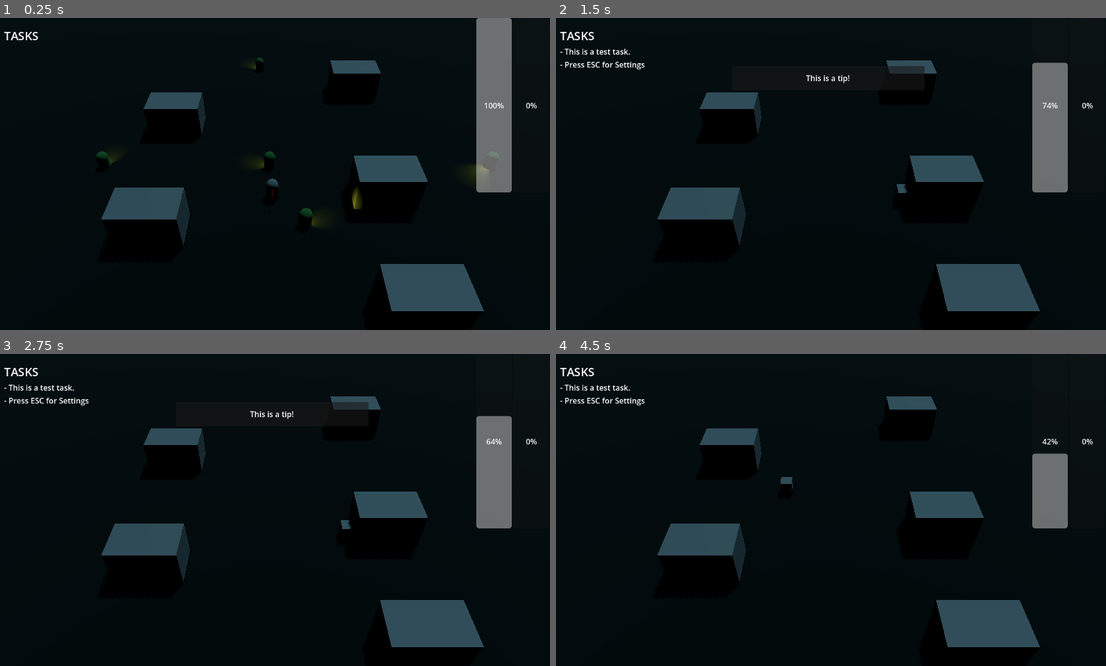
Above: before the commit, frames 1-4 (two rows, left to right).
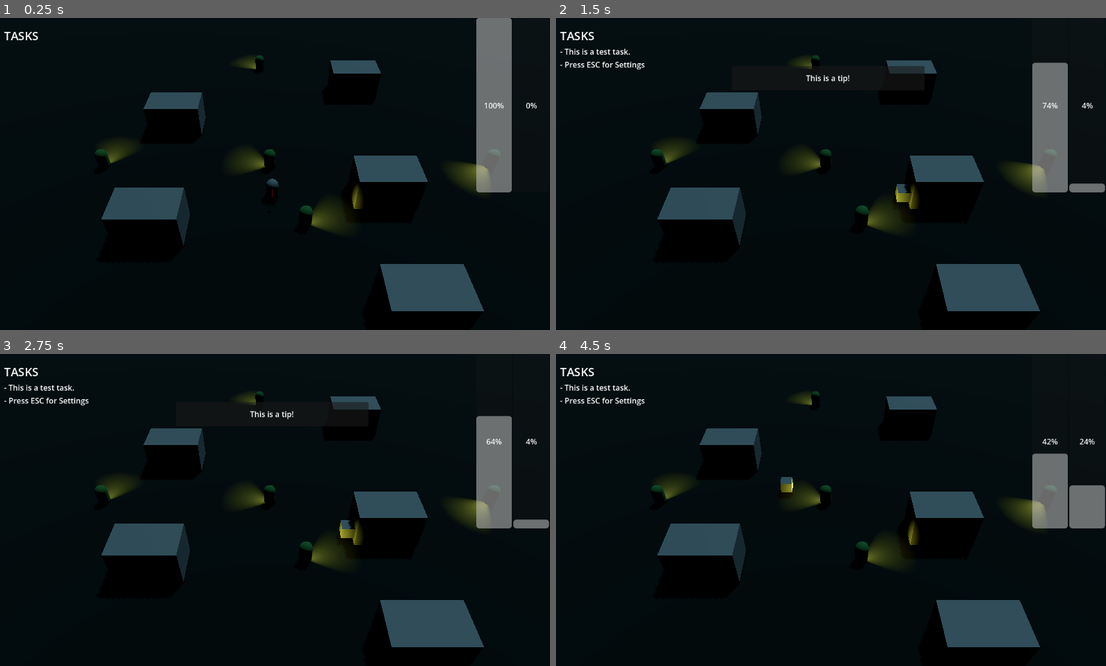
Above: after the commit, the same moments.

Repository: Fredzer0/McGameJam2026
Game: Godot game, scene res://levels/FredScene.tscn
The game is run twice, just before and just after one commit, with the same random seed, the same clock (stepped at 60 frames per second) and the same inputs.
Inputs (mouse positions are in pixels of both pictures, inside the frame that each line leads up to):
- Up to frame 1 (0.25 s): no input
- Up to frame 2 (1.5 s): tap Enter (ui_accept) at 0.5, 0.77, 1.25 s; move the mouse to (952, 158) at 0.52 s; hold D (move_right) 0.53-1.28 s; tap Shift (dash) at 0.6 s; move the mouse to (715, 189) at 1.27 s; hold S (move_down) from 1.28 s (still down); tap Space (hide) at 1.35 s
- Up to frame 3 (2.75 s): tap Enter (ui_accept) at 1.52, 2 s; move the mouse to (330, 441) at 2.02 s; release S (move_down) at 2.03 s; hold D (move_right) from 2.03 s (still down); tap Shift (dash) at 2.1 s
- Up to frame 4 (4.5 s): tap Enter (ui_accept) at 2.75, 3.02, 3.77 s; move the mouse to (798, 572) at 2.77 s; release D (move_right) at 2.78 s; hold W (move_up) 2.78-3.53 s; tap Space (hide) at 2.85, 4.35 s; move the mouse to (996, 556) at 3.52 s; hold A (move_left) from 3.53 s (still down); tap Shift (dash) at 3.6 s; move the mouse to (660, 463) at 4.27 s

The runs differ from the first frame. In frame 1, 1.2% of the frame differs, in the area x 17-91%, y 12-68%; in frame 2, 1.8%; in frame 3, 1.8%; in frame 4, 2.5%, in the area x 17-100%, y 12-68%.

Commit message:
feat: NPC navigation avoidance

Diff:
--- a/entities/enemies/npc.gd
+++ b/entities/enemies/npc.gd
@@ -71,7 +71,8 @@
 	var current_position = global_transform.origin;
 	var next_position = navigation_agent_3d.get_next_path_position();
 	var direction = (next_position - current_position).normalized();
-	velocity = direction * SPEED;
+	var new_velocity = direction * SPEED;
+	navigation_agent_3d.set_velocity(new_velocity);
 
 
 func _on_area_3d_body_exited(body: Node3D) -> void:
@@ -88,3 +89,7 @@
 
 func _on_navigation_agent_3d_target_reached() -> void:
 	state = State.IDLE;
+
+
+func _on_navigation_agent_3d_velocity_computed(safe_velocity: Vector3) -> void:
+	velocity = safe_velocity;
--- a/entities/enemies/npc.tscn
+++ b/entities/enemies/npc.tscn
@@ -18,6 +18,7 @@
 disable_receive_shadows = true
 
 [node name="NPC" type="CharacterBody3D" unique_id=1478535759]
+axis_lock_linear_y = true
 script = ExtResource("1_rkkgd")
 
 [node name="CollisionShape3D" type="CollisionShape3D" parent="." unique_id=639564354]
@@ -45,8 +46,10 @@
 light_energy = 16.0
 
 [node name="NavigationAgent3D" type="NavigationAgent3D" parent="." unique_id=695016243]
+avoidance_enabled = true
 debug_enabled = true
 
 [connection signal="body_entered" from="Area3D" to="." method="_on_area_3d_body_entered"]
 [connection signal="body_exited" from="Area3D" to="." method="_on_area_3d_body_exited"]
 [connection signal="target_reached" from="NavigationAgent3D" to="." method="_on_navigation_agent_3d_target_reached"]
+[connection signal="velocity_computed" from="NavigationAgent3D" to="." method="_on_navigation_agent_3d_velocity_computed"]
